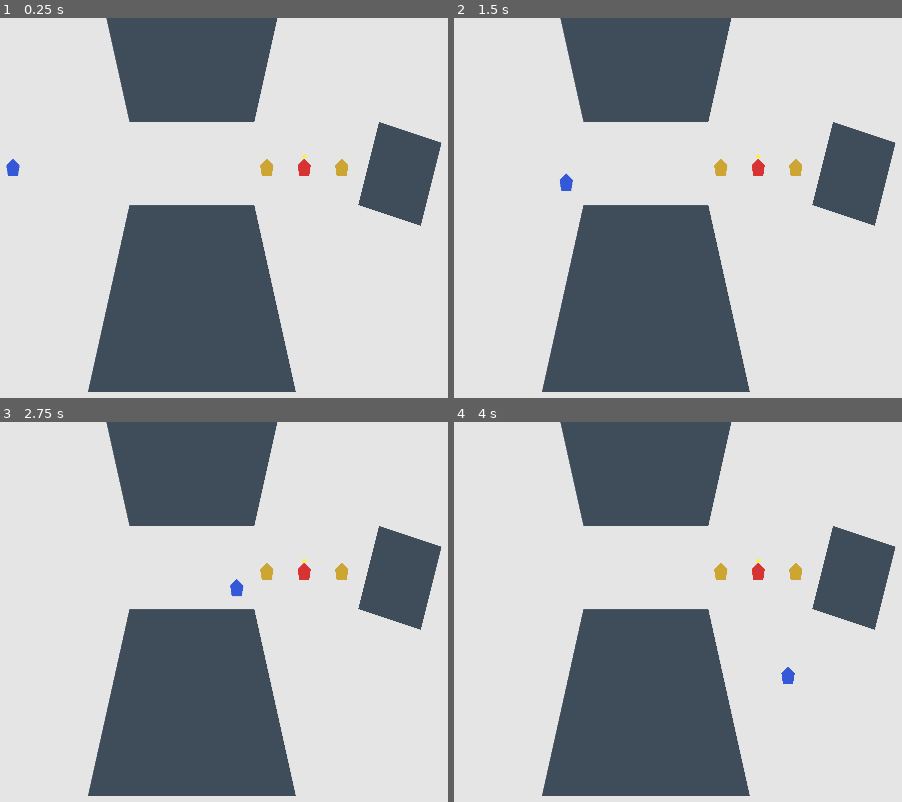
Above: before the commit, frames 1-4 (two rows, left to right).
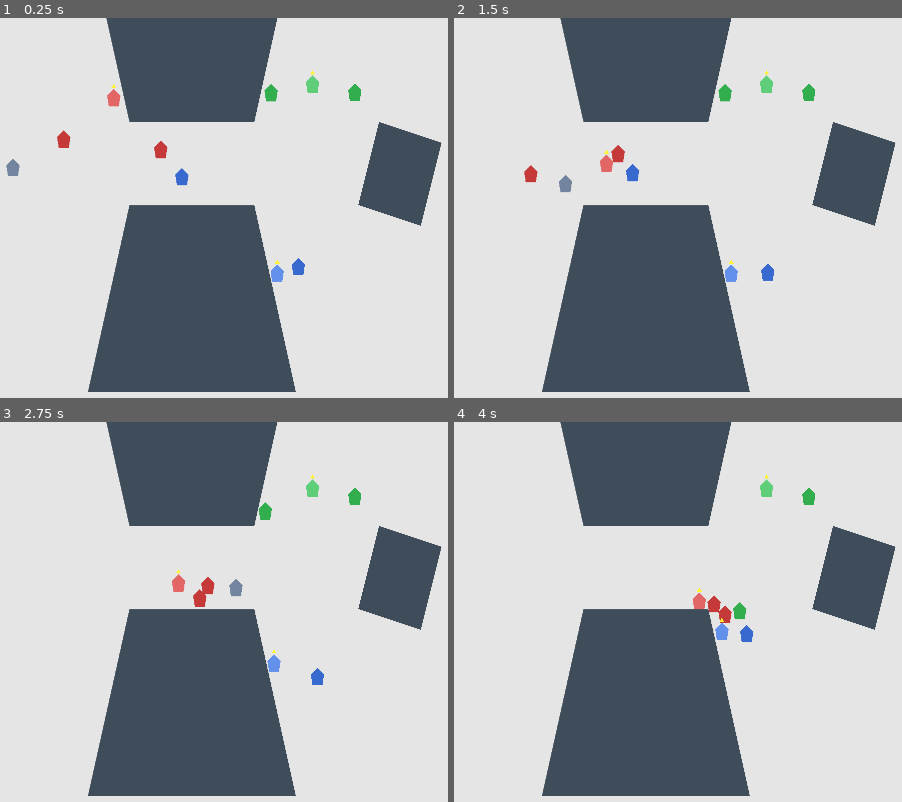
Above: after the commit, the same moments.

Repository: cblab/kingslayer
Game: Godot game, scene res://scenes/Main.tscn
Two runs of this game, one before a commit and one after it. Both use one fixed random seed, a clock stepped at 60 frames per second and the inputs below.
Inputs (mouse positions are in pixels of both pictures, inside the frame that each line leads up to):
- Up to frame 1 (0.25 s): no input
- Up to frame 2 (1.5 s): move the mouse to (outside the picture) at 0.52 s; click (outside the picture) at 0.67 s; move the mouse to (655, 265) at 1.27 s; click (655, 265) at 1.42 s
- Up to frame 3 (2.75 s): move the mouse to (443, 547) at 2.02 s; click (443, 547) at 2.17 s
- Up to frame 4 (4 s): move the mouse to (776, 737) at 2.77 s; click (776, 737) at 2.92 s; move the mouse to (outside the picture) at 3.52 s; click (outside the picture) at 3.67 s

The runs differ from the first frame. In frame 1, 1.4% of the frame differs, in the area x 1-81%, y 13-70%; in frame 2, 1.4%, in the area x 15-81%, y 13-70%; in frame 3, 1.3%; in frame 4, 1.2%.

Commit message:
Expand world to three ruler factions with guard collapse

Diff:
--- a/scenes/World.tscn
+++ b/scenes/World.tscn
@@ -15,28 +15,92 @@
 [node name="PlayerUnit" parent="." instance=ExtResource("2_unit_scene")]
 position = Vector2(120, 360)
 role = 0
+faction_id = -1
+free_knight_color = Color(0.45, 0.52, 0.62, 1)
 
-[node name="RulerUnit" parent="." instance=ExtResource("2_unit_scene")]
-position = Vector2(820, 360)
+[node name="RulerRed" parent="." instance=ExtResource("2_unit_scene")]
+position = Vector2(360, 190)
 role = 1
 is_player_controlled = false
-move_speed = 220.0
+faction_id = 1
+faction_color = Color(0.86, 0.25, 0.25, 1)
+move_speed = 215.0
 
-[node name="GuardLeft" parent="." instance=ExtResource("2_unit_scene")]
-position = Vector2(730, 360)
+[node name="RedGuardA" parent="." instance=ExtResource("2_unit_scene")]
+position = Vector2(300, 260)
 role = 2
 is_player_controlled = false
-ruler_path = NodePath("../RulerUnit")
+ruler_path = NodePath("../RulerRed")
 guard_slot_index = 2
-move_speed = 270.0
+faction_id = 1
+faction_color = Color(0.86, 0.25, 0.25, 1)
+move_speed = 265.0
 
-[node name="GuardRight" parent="." instance=ExtResource("2_unit_scene")]
-position = Vector2(910, 360)
+[node name="RedGuardB" parent="." instance=ExtResource("2_unit_scene")]
+position = Vector2(435, 245)
 role = 2
 is_player_controlled = false
-ruler_path = NodePath("../RulerUnit")
+ruler_path = NodePath("../RulerRed")
 guard_slot_index = 0
-move_speed = 270.0
+faction_id = 1
+faction_color = Color(0.86, 0.25, 0.25, 1)
+move_speed = 265.0
+
+[node name="RulerGreen" parent="." instance=ExtResource("2_unit_scene")]
+position = Vector2(840, 160)
+role = 1
+is_player_controlled = false
+faction_id = 2
+faction_color = Color(0.22, 0.76, 0.34, 1)
+move_speed = 215.0
+
+[node name="GreenGuardA" parent="." instance=ExtResource("2_unit_scene")]
+position = Vector2(770, 240)
+role = 2
+is_player_controlled = false
+ruler_path = NodePath("../RulerGreen")
+guard_slot_index = 2
+faction_id = 2
+faction_color = Color(0.22, 0.76, 0.34, 1)
+move_speed = 265.0
+
+[node name="GreenGuardB" parent="." instance=ExtResource("2_unit_scene")]
+position = Vector2(915, 240)
+role = 2
+is_player_controlled = false
+ruler_path = NodePath("../RulerGreen")
+guard_slot_index = 0
+faction_id = 2
+faction_color = Color(0.22, 0.76, 0.34, 1)
+move_speed = 265.0
+
+[node name="RulerBlue" parent="." instance=ExtResource("2_unit_scene")]
+position = Vector2(640, 640)
+role = 1
+is_player_controlled = false
+faction_id = 3
+faction_color = Color(0.24, 0.46, 0.9, 1)
+move_speed = 215.0
+
+[node name="BlueGuardA" parent="." instance=ExtResource("2_unit_scene")]
+position = Vector2(560, 580)
+role = 2
+is_player_controlled = false
+ruler_path = NodePath("../RulerBlue")
+guard_slot_index = 2
+faction_id = 3
+faction_color = Color(0.24, 0.46, 0.9, 1)
+move_speed = 265.0
+
+[node name="BlueGuardB" parent="." instance=ExtResource("2_unit_scene")]
+position = Vector2(720, 580)
+role = 2
+is_player_controlled = false
+ruler_path = NodePath("../RulerBlue")
+guard_slot_index = 0
+faction_id = 3
+faction_color = Color(0.24, 0.46, 0.9, 1)
+move_speed = 265.0
 
 [node name="Blockers" type="Node2D" parent="."]
 
--- a/scripts/units/unit.gd
+++ b/scripts/units/unit.gd
@@ -11,6 +11,13 @@
 @export var is_player_controlled: bool = true
 @export var ruler_path: NodePath
 @export var guard_slot_index: int = 0
+
+@export var faction_id: int = -1
+@export var faction_color: Color = Color(0.82, 0.24, 0.24, 1.0)
+@export var free_knight_color: Color = Color(0.55, 0.6, 0.68, 1.0)
+
+@export var auto_aggro_enabled: bool = true
+@export var aggro_radius: float = 260.0
 
 @export var move_speed: float = 300.0
 @export var waypoint_tolerance: float = 14.0
@@ -68,6 +75,9 @@
 		move_and_slide()
 		return
 
+	if auto_aggro_enabled and not is_player_controlled:
+		_update_npc_aggro_target()
+
 	if role == UnitRole.ROYAL_GUARD:
 		_process_guard_logic(delta)
 		return
@@ -100,7 +110,7 @@
 func set_attack_target(target: Unit) -> void:
 	if _is_dead:
 		return
-	if target == null or not is_instance_valid(target) or target.is_dead():
+	if target == null or not is_instance_valid(target) or target.is_dead() or target == self:
 		_attack_target = null
 		return
 	_attack_target = target
@@ -131,6 +141,8 @@
 	role = UnitRole.ROYAL_GUARD
 	ruler_path = get_path_to(ruler)
 	guard_slot_index = slot_index
+	faction_id = ruler.faction_id
+	faction_color = ruler.faction_color
 	_apply_role_visuals()
 
 func clear_guard_assignment() -> void:
@@ -138,6 +150,8 @@
 	_path = PackedVector2Array()
 	_path_index = 0
 	set_role(UnitRole.FREE_KNIGHT)
+	faction_id = -1
+	_apply_role_visuals()
 
 func _process_guard_logic(delta: float) -> void:
 	var ruler := _get_ruler()
@@ -184,17 +198,17 @@
 func _apply_role_visuals() -> void:
 	match role:
 		UnitRole.RULER:
-			_visual.color = Color(0.85, 0.2, 0.2, 1)
+			_visual.color = faction_color.lightened(0.2)
 			_ruler_marker.visible = true
 		UnitRole.ROYAL_GUARD:
-			_visual.color = Color(0.8, 0.65, 0.2, 1)
+			_visual.color = faction_color.darkened(0.1)
 			_ruler_marker.visible = false
 		_:
-			_visual.color = Color(0.2, 0.35, 0.85, 1)
+			_visual.color = free_knight_color
 			_ruler_marker.visible = false
 
 func _process_attack_target(delta: float) -> void:
-	if not is_instance_valid(_attack_target) or _attack_target.is_dead():
+	if not is_instance_valid(_attack_target) or _attack_target.is_dead() or not _is_enemy(_attack_target):
 		_attack_target = null
 		velocity = Vector2.ZERO
 		move_and_slide()
@@ -247,6 +261,44 @@
 		_path = world.find_path(global_position, target_position)
 		_path_index = 0
 
+func _update_npc_aggro_target() -> void:
+	if _attack_target != null and is_instance_valid(_attack_target) and not _attack_target.is_dead() and _is_enemy(_attack_target):
+		return
+
+	var nearest_enemy := _find_nearest_enemy_in_range(aggro_radius)
+	if nearest_enemy != null:
+		set_attack_target(nearest_enemy)
+
+func _find_nearest_enemy_in_range(radius: float) -> Unit:
+	var parent := get_parent()
+	if parent == null:
+		return null
+
+	var nearest: Unit = null
+	var nearest_distance := INF
+	for child in parent.get_children():
+		if not (child is Unit):
+			continue
+		if child == self or child.is_dead():
+			continue
+		if not _is_enemy(child):
+			continue
+		var distance := global_position.distance_to(child.global_position)
+		if distance > radius:
+			continue
+		if distance < nearest_distance:
+			nearest = child
+			nearest_distance = distance
+
+	return nearest
+
+func _is_enemy(other: Unit) -> bool:
+	if other == null or not is_instance_valid(other):
+		return false
+	if other == self or other.is_dead():
+		return false
+	return faction_id != other.faction_id
+
 func _find_clicked_unit() -> Unit:
 	var query := PhysicsPointQueryParameters2D.new()
 	query.position = get_global_mouse_position()
--- a/scripts/world.gd
+++ b/scripts/world.gd
@@ -1,10 +1,18 @@
 extends Node2D
 
-var _current_ruler: Unit = null
+@export var world_stabilize_interval: float = 0.4
+
+var _stabilize_cooldown: float = 0.0
 
 func _ready() -> void:
-	_refresh_current_ruler()
-	_stabilize_ruler_and_guards()
+	_stabilize_world_state()
+
+func _process(delta: float) -> void:
+	_stabilize_cooldown -= delta
+	if _stabilize_cooldown > 0.0:
+		return
+	_stabilize_cooldown = world_stabilize_interval
+	_stabilize_world_state()
 
 func find_path(from_position: Vector2, to_position: Vector2) -> PackedVector2Array:
 	var nav_map := get_world_2d().navigation_map
@@ -13,71 +21,55 @@
 		return PackedVector2Array([to_position])
 	return path
 
-func get_current_ruler() -> Unit:
-	if _is_valid_live_unit(_current_ruler):
-		return _current_ruler
-	return null
-
 func on_ruler_attacked(ruler: Unit, attacker: Unit) -> void:
-	if ruler != get_current_ruler():
+	if not _is_valid_live_unit(ruler):
 		return
 	if attacker == null or not is_instance_valid(attacker) or attacker.is_dead():
 		return
 
+	for guard in _get_live_units():
+		if guard.role != Unit.UnitRole.ROYAL_GUARD:
+			continue
+		var guard_ruler := _get_guard_ruler(guard)
+		if guard_ruler != ruler:
+			continue
+		guard.set_attack_target(attacker)
+
+func on_ruler_died(dead_ruler: Unit, killer: Unit) -> void:
+	if dead_ruler == null or not is_instance_valid(dead_ruler):
+		return
+
+	# Zerfall: Eskorte des toten Herrschers wird frei, keine Rebind-Übernahme.
+	for guard in _get_live_units():
+		if guard.role != Unit.UnitRole.ROYAL_GUARD:
+			continue
+		var guard_ruler := _get_guard_ruler(guard)
+		if guard_ruler != dead_ruler:
+			continue
+		guard.clear_guard_assignment()
+
+	if _is_valid_live_unit(killer) and killer != dead_ruler:
+		killer.set_role(Unit.UnitRole.RULER)
+
+	_stabilize_world_state()
+
+func _stabilize_world_state() -> void:
+	for unit in _get_live_units():
+		if unit.role != Unit.UnitRole.ROYAL_GUARD:
+			continue
+		var guard_ruler := _get_guard_ruler(unit)
+		if guard_ruler == null:
+			unit.clear_guard_assignment()
+
+func _get_live_units() -> Array[Unit]:
+	var units: Array[Unit] = []
 	for child in get_children():
 		if not (child is Unit):
 			continue
-		if child.role != Unit.UnitRole.ROYAL_GUARD:
-			continue
-		var guard_ruler := _get_guard_ruler(child)
-		if guard_ruler != ruler:
-			continue
-		child.set_attack_target(attacker)
-
-func on_ruler_died(dead_ruler: Unit, killer: Unit) -> void:
-	if dead_ruler == null or dead_ruler != get_current_ruler():
-		return
-
-	_current_ruler = null
-
-	for child in get_children():
-		if not (child is Unit):
-			continue
-		if child.role != Unit.UnitRole.ROYAL_GUARD:
-			continue
-		var guard_ruler := _get_guard_ruler(child)
-		if guard_ruler != dead_ruler:
-			continue
-		child.clear_guard_assignment()
-
-	if _is_valid_live_unit(killer) and killer != dead_ruler:
-		killer.set_role(Unit.UnitRole.RULER)
-		_current_ruler = killer
-
-	_stabilize_ruler_and_guards()
-
-func _refresh_current_ruler() -> void:
-	_current_ruler = null
-	for child in get_children():
-		if not (child is Unit):
-			continue
-		if child.role != Unit.UnitRole.RULER:
-			continue
 		if not _is_valid_live_unit(child):
 			continue
-		_current_ruler = child
-		return
-
-func _stabilize_ruler_and_guards() -> void:
-	var live_ruler := get_current_ruler()
-	for child in get_children():
-		if not (child is Unit):
-			continue
-		if child.role != Unit.UnitRole.ROYAL_GUARD:
-			continue
-		var guard_ruler := _get_guard_ruler(child)
-		if live_ruler == null or guard_ruler != live_ruler:
-			child.clear_guard_assignment()
+		units.append(child)
+	return units
 
 func _get_guard_ruler(guard: Unit) -> Unit:
 	if guard == null or not is_instance_valid(guard):
